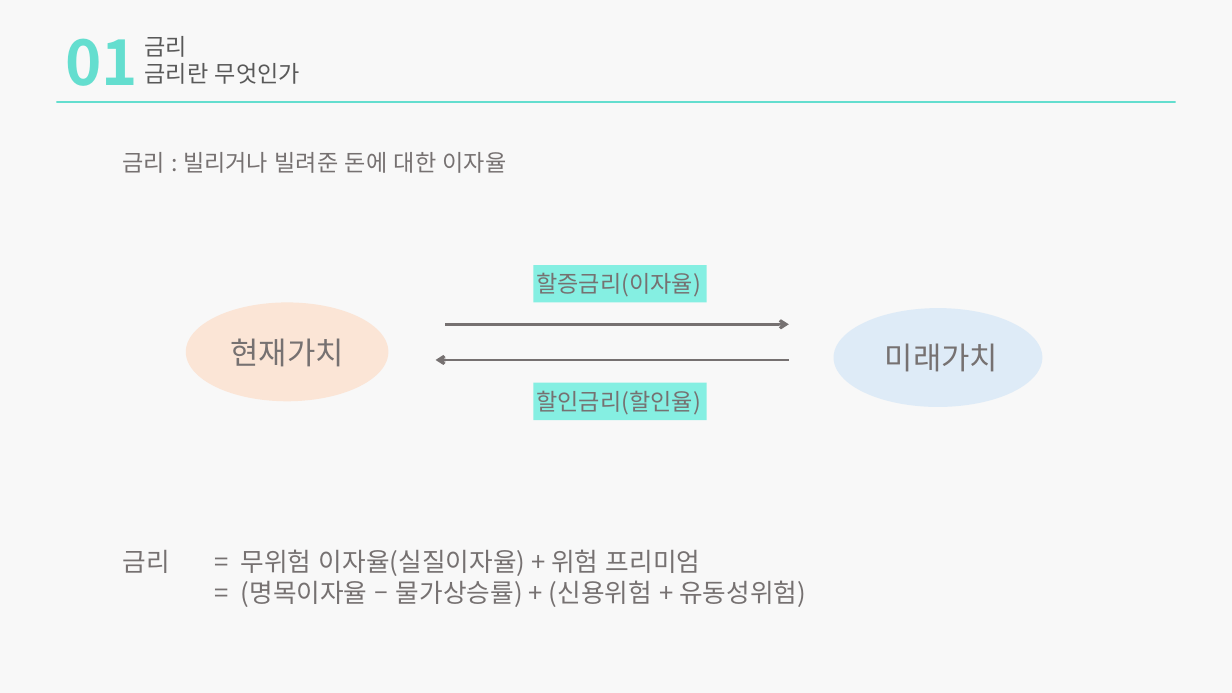
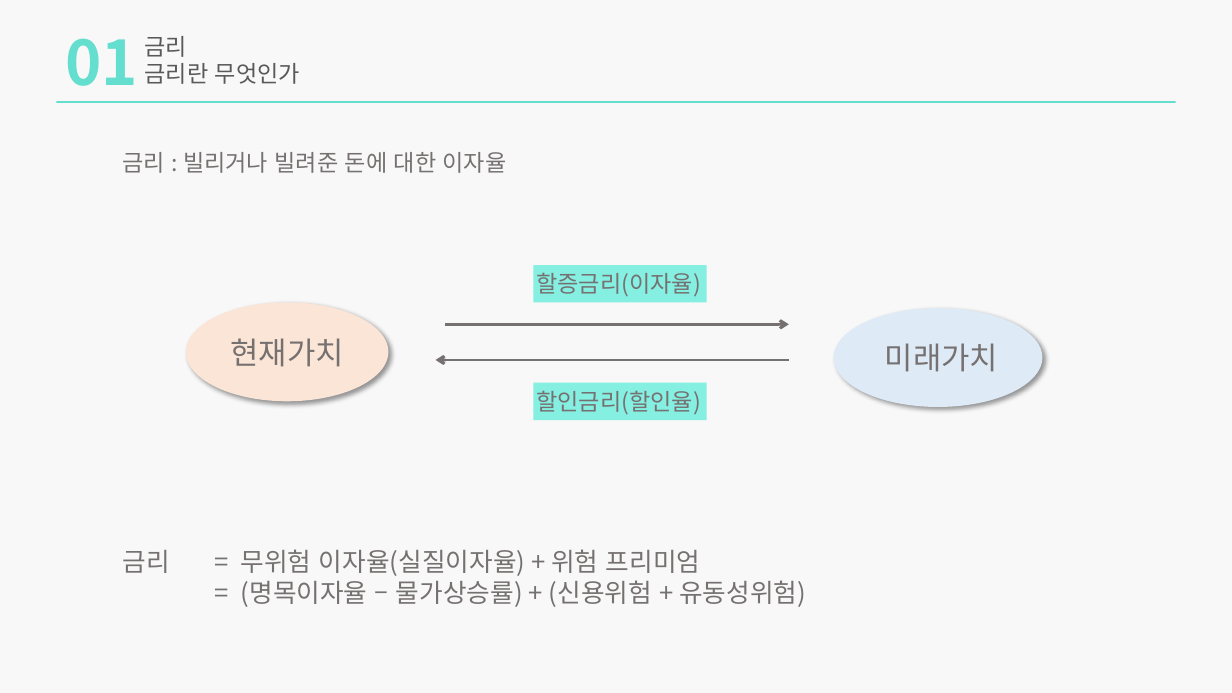
Before and after one commit to zndrke/Financial-Product, a slide deck: slide 3 of 금리채권/금리,채권,FRN.pptx. Drawn at 1232x693 pixels with LibreOffice and Linux fonts; fonts in the diff are those of the drawing. Boxes give left, top, right and bottom in pixels: in the first picture for what was removed or moved away, otherwise in the second. Text is boxed around its words. In the diff, an @@ line names an element or a change of style, - is before the commit and + after.

```diff
--- a/금리채권/금리,채권,FRN.pptx
+++ b/금리채권/금리,채권,FRN.pptx
@@ ellipse "현재가치" at [186, 302, 388, 401]: shadow on @@
@@ ellipse "미래가치" at [834, 308, 1043, 407]: shadow on @@
```
Also in this commit, not shown: 4 other slides changed, 8 slides added, 2 other files.
